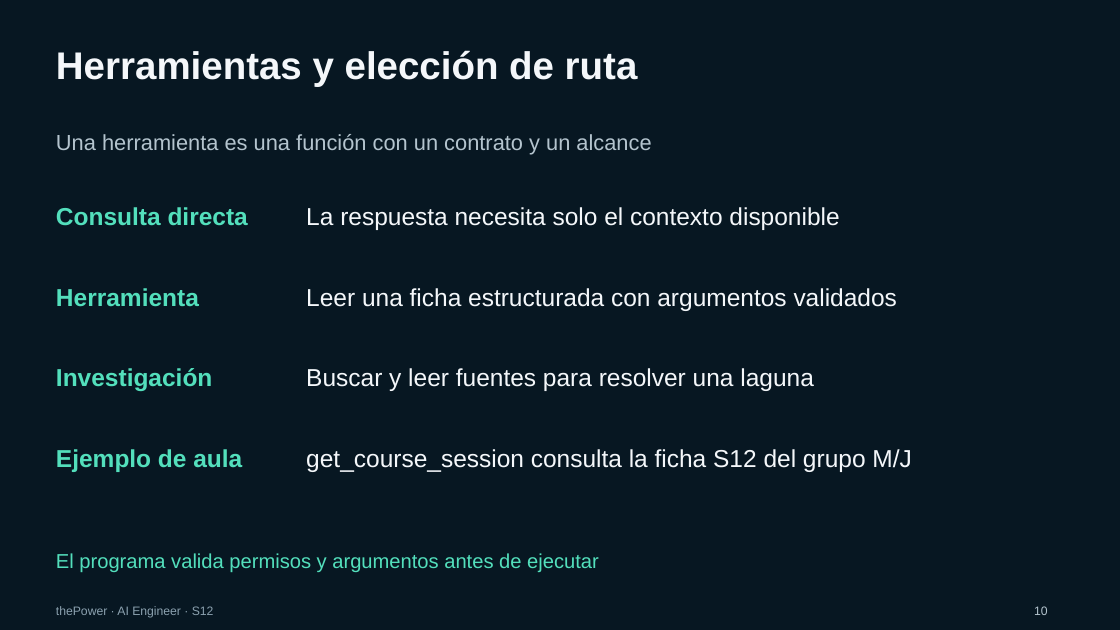
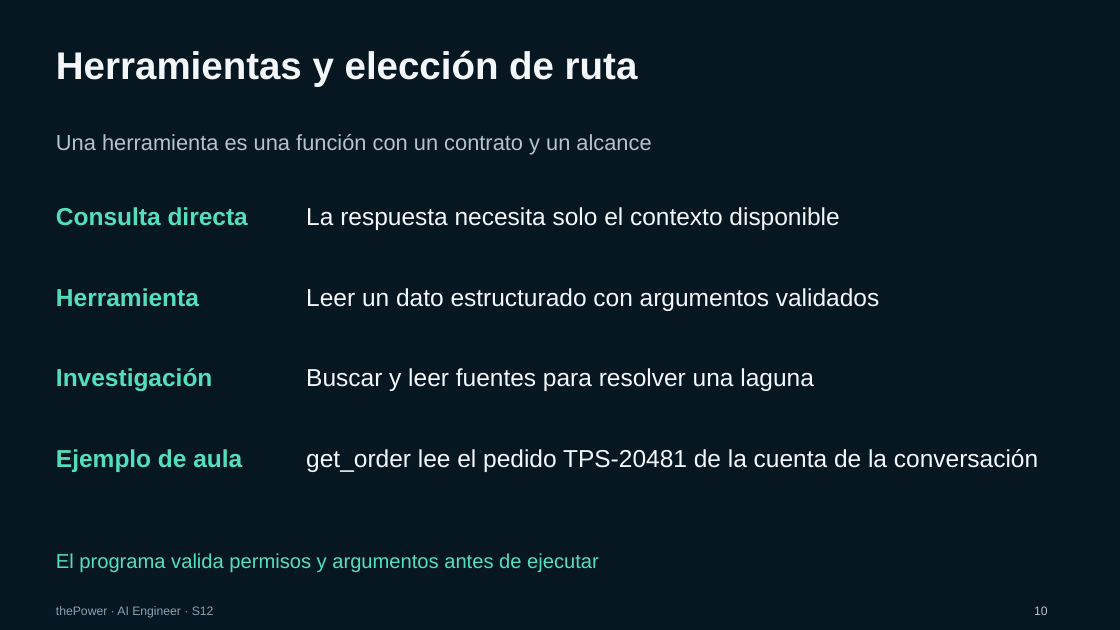
Before and after one commit to JoseAntonioNuevo/thepower-rag, a slide deck: slide 10 of material/S12/S12-deep-research-multimodal.pptx. Drawn at 1120x630 pixels with LibreOffice and Linux fonts; fonts in the diff are those of the drawing; background and template pictures are left out. Boxes give left, top, right and bottom in pixels: in the first picture for what was removed or moved away, otherwise in the second. Text is boxed around its words. In the diff, an @@ line names an element or a change of style, - is before the commit and + after.

```diff
--- a/material/S12/S12-deep-research-multimodal.pptx
+++ b/material/S12/S12-deep-research-multimodal.pptx
@@ text at (306,288,879,311): text changed @@
-Leer una ficha estructurada con argumentos validados
+Leer un dato estructurado con argumentos validados
@@ text at (306,449,1038,472): text changed @@
-get_course_session consulta la ficha S12 del grupo M/J
+get_order lee el pedido TPS-20481 de la cuenta de la conversación
```
Also in this commit, not shown: 6 other slides changed, 12 other files.
